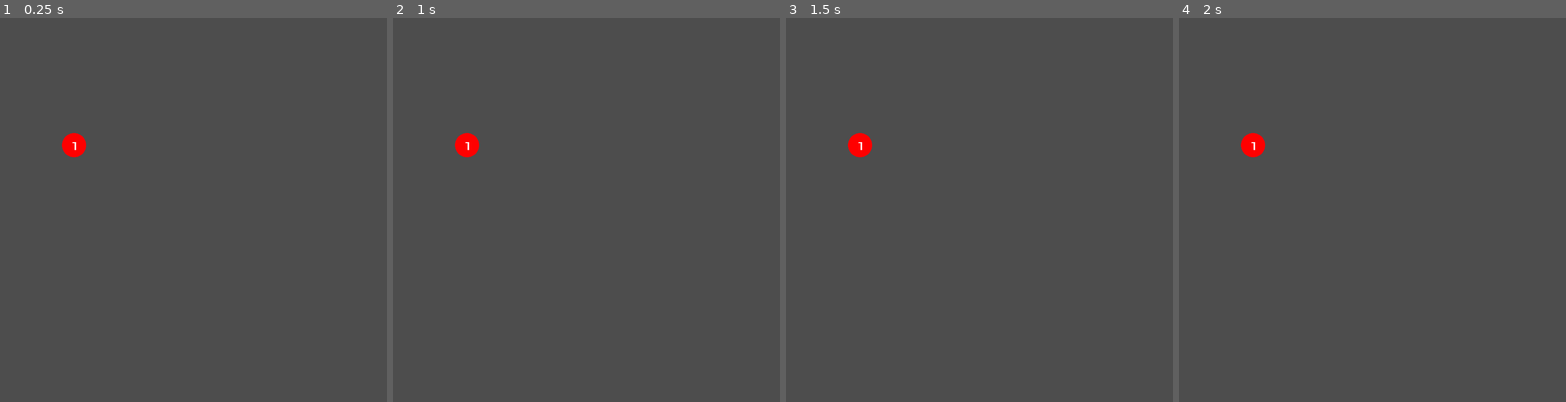
Above: before the commit, frames 1-4 (left to right).
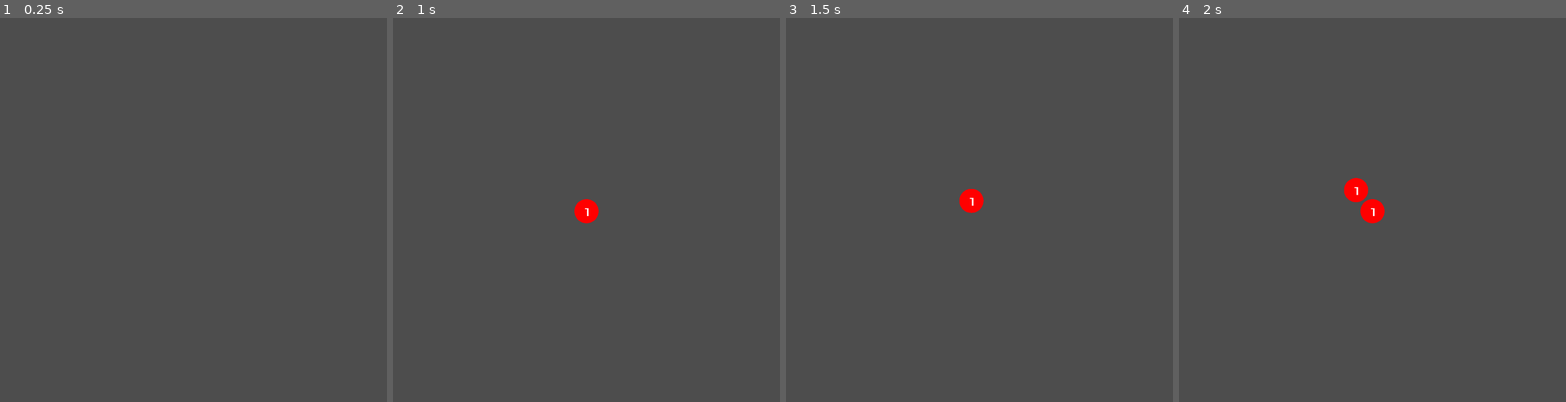
Above: after the commit, the same moments.

Repository: nuts4nuts4nuts/flappyversary
Game: Godot game, scene res://scenes/main.tscn
Two runs of this game, one before a commit and one after it. Both use one fixed random seed, a clock stepped at 60 frames per second and the inputs below.
Inputs (mouse positions are in pixels of both pictures, inside the frame that each line leads up to):
- Up to frame 1 (0.25 s): no input
- Up to frame 2 (1 s): tap Enter at 0.5 s; move the mouse to (671, 190) at 0.52 s; press the mouse at (671, 190) at 0.53 s
- Up to frame 3 (1.5 s): move the mouse to (902, 229) at 1.27 s; release the mouse at (902, 229) at 1.28 s; click (902, 229) at 1.35 s
- Up to frame 4 (2 s): no input

The runs differ from the first frame. In frame 1, 0.3% of the frame differs, in the area x 16-23%, y 29-37%; in frame 2, 0.6%; in frame 3, 0.6%; in frame 4, 0.9%, in the area x 16-54%, y 29-54%.

Commit message:
Add ball spawner

Diff:
--- a/scenes/main.tscn
+++ b/scenes/main.tscn
@@ -1,13 +1,19 @@
-[gd_scene load_steps=3 format=3 uid="uid://bev206jk65om0"]
+[gd_scene load_steps=4 format=3 uid="uid://bev206jk65om0"]
 
 [ext_resource type="PackedScene" uid="uid://b87gypk8q3qob" path="res://scenes/ball-group.tscn" id="1_fjp4r"]
 [ext_resource type="PackedScene" uid="uid://ce4vyygh8x8ey" path="res://scenes/gravity-well.tscn" id="1_igh56"]
+[ext_resource type="Script" path="res://scripts/main.gd" id="1_qkwcp"]
 
 [node name="main" type="Node2D"]
+script = ExtResource("1_qkwcp")
+ball_scene = ExtResource("1_fjp4r")
 
 [node name="gravity_well" parent="." instance=ExtResource("1_igh56")]
 position = Vector2(173, 465)
 
-[node name="Ball" parent="." instance=ExtResource("1_fjp4r")]
-position = Vector2(196, 337)
-initial_impulse = Vector2(2.08165e-12, 2.08165e-12)
+[node name="BallSpawnPos" type="Marker2D" parent="."]
+position = Vector2(512, 512)
+
+[node name="SpawnTimer" type="Timer" parent="."]
+
+[connection signal="timeout" from="SpawnTimer" to="." method="_on_spawn_timer_timeout"]
--- /dev/null
+++ b/scripts/ball-spawner.gd
@@ -0,0 +1,24 @@
+extends Node2D
+
+export (PackedScene) var ball
+
+var ball_value_low = 1
+var ball_value_high = 2
+
+# Called when the node enters the scene tree for the first time.
+func _ready():
+	$Timer.start()
+
+
+# Called every frame. 'delta' is the elapsed time since the previous frame.
+func _process(delta):
+	pass
+
+
+func _on_timer_timeout():
+	spawn_ball()
+
+
+func spawn_ball():
+	var ball = ball.instantiate()
+	add_child(ball)
--- /dev/null
+++ b/scripts/main.gd
@@ -0,0 +1,31 @@
+extends Node2D
+
+@export var ball_scene : PackedScene
+
+var ball_value_low = 1
+var ball_value_high = 2
+
+var ball_spawner_rng : RandomNumberGenerator
+
+# Called when the node enters the scene tree for the first time.
+func _ready():
+	$SpawnTimer.start()
+	ball_spawner_rng = RandomNumberGenerator.new()
+
+
+func _on_spawn_timer_timeout():
+	spawn_ball()
+
+
+func spawn_ball():
+	var ball = ball_scene.instantiate()
+
+	var spawn_pos = $BallSpawnPos
+
+	ball.position = spawn_pos.position
+	var initial_x = ball_spawner_rng.randf_range(30, 100)
+	var initial_y = ball_spawner_rng.randf_range(30, 100)
+	var sign_x = 1 if ball_spawner_rng.randi_range(0, 1) else -1
+	var sign_y = 1 if ball_spawner_rng.randi_range(0, 1) else -1
+	ball.initial_impulse = Vector2(initial_x * sign_x, initial_y * sign_y)
+	add_child(ball)
